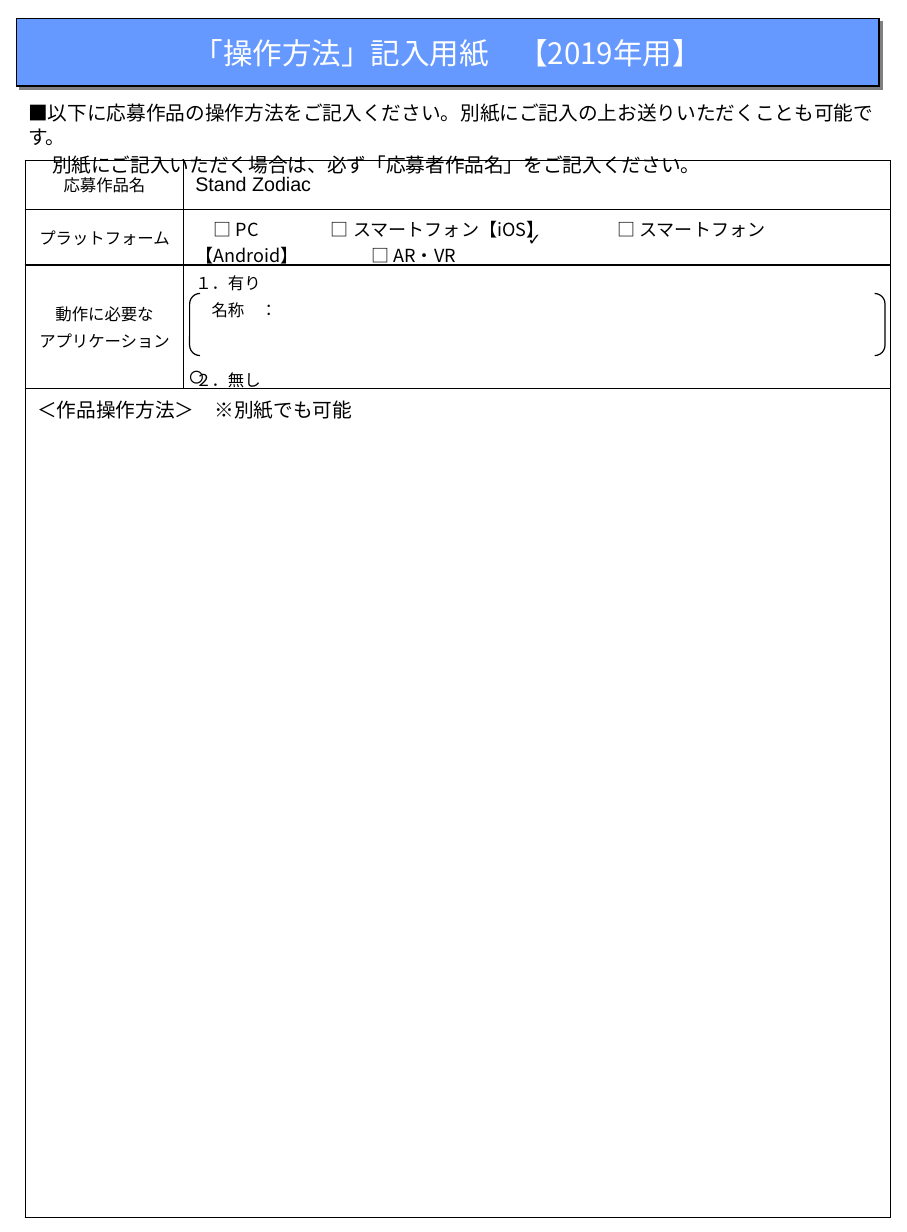
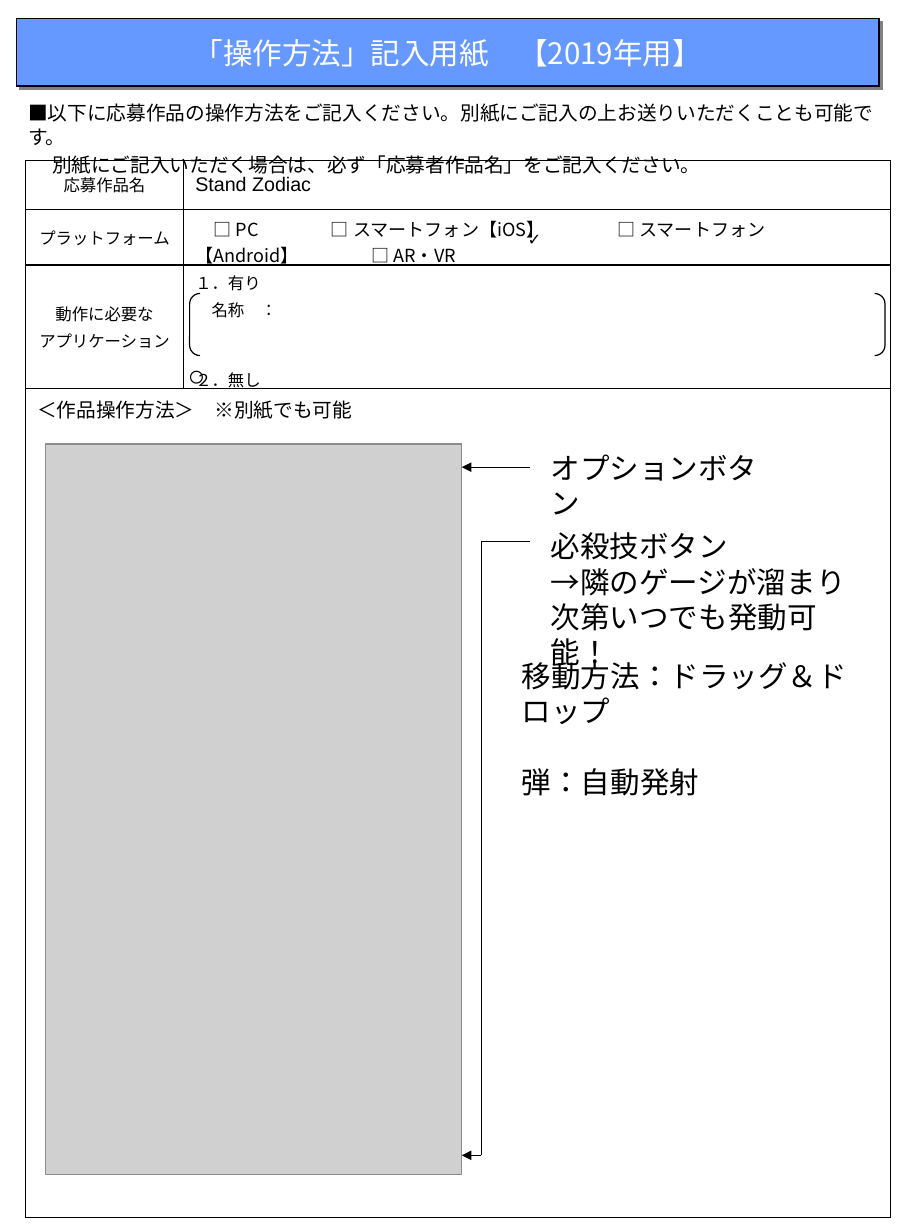
Before and after one commit to SatouTsukasa/StandZodiac, a slide deck: slide 1 of 佐藤司update用/2_操作方法フォーマット2019/2_操作方法フォーマット2019_送付用.pptx. Drawn at 907x1232 pixels with LibreOffice and Linux fonts; fonts in the diff are those of the drawing; grey boxes stand for pictures. Boxes give left, top, right and bottom in pixels: in the first picture for what was removed or moved away, otherwise in the second. Text is boxed around its words. In the diff, an @@ line names an element or a change of style, - is before the commit and + after.

```diff
--- a/佐藤司update用/2_操作方法フォーマット2019/2_操作方法フォーマット2019_送付用.pptx
+++ b/佐藤司update用/2_操作方法フォーマット2019/2_操作方法フォーマット2019_送付用.pptx
@@ picture added at [46, 444, 462, 1175] @@
@@ arrow added from (530, 468) to (462, 468), #000000 0.75 pt @@
@@ text added at [551, 454, 758, 515], 18 pt, text #000000 @@
+オプションボタン
@@ text added at [551, 532, 846, 631], 18 pt, text #000000 @@
+必殺技ボタン
+→隣のゲージが溜まり次第いつでも発動可能！
@@ line added from (530, 542) to (482, 542), #000000 0.75 pt @@
@@ line added from (482, 542) to (482, 1155), #000000 0.75 pt @@
@@ text added at [522, 657, 847, 796], 18 pt, text #000000 @@
+移動方法：ドラッグ＆ドロップ
+弾：自動発射
@@ arrow added from (482, 1155) to (462, 1155), #000000 0.75 pt @@
```
Also in this commit, not shown: 8 other files.
